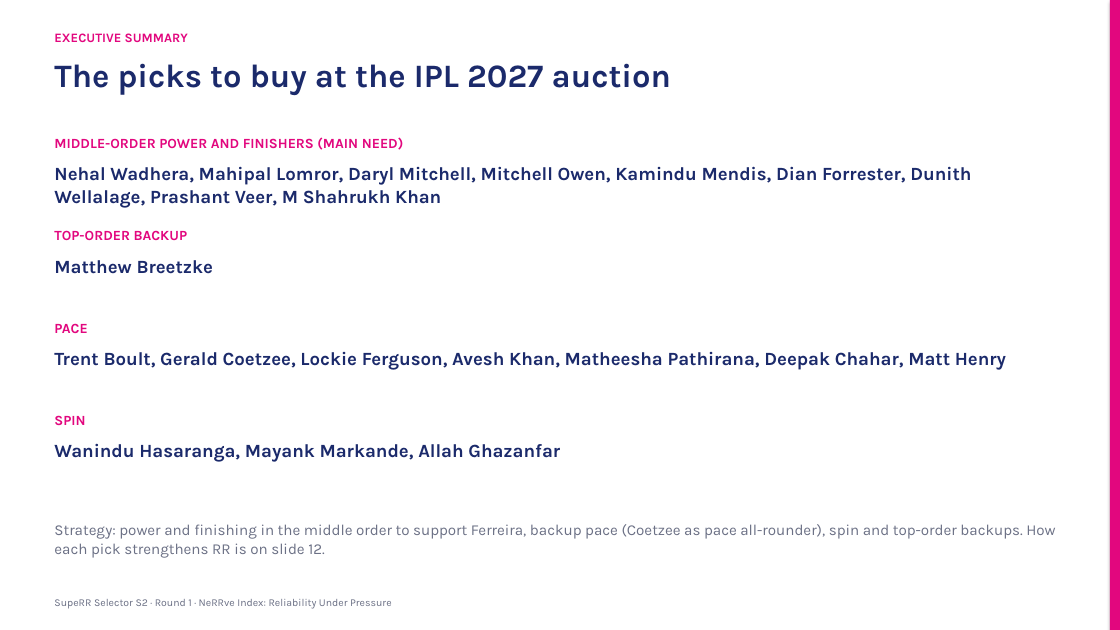
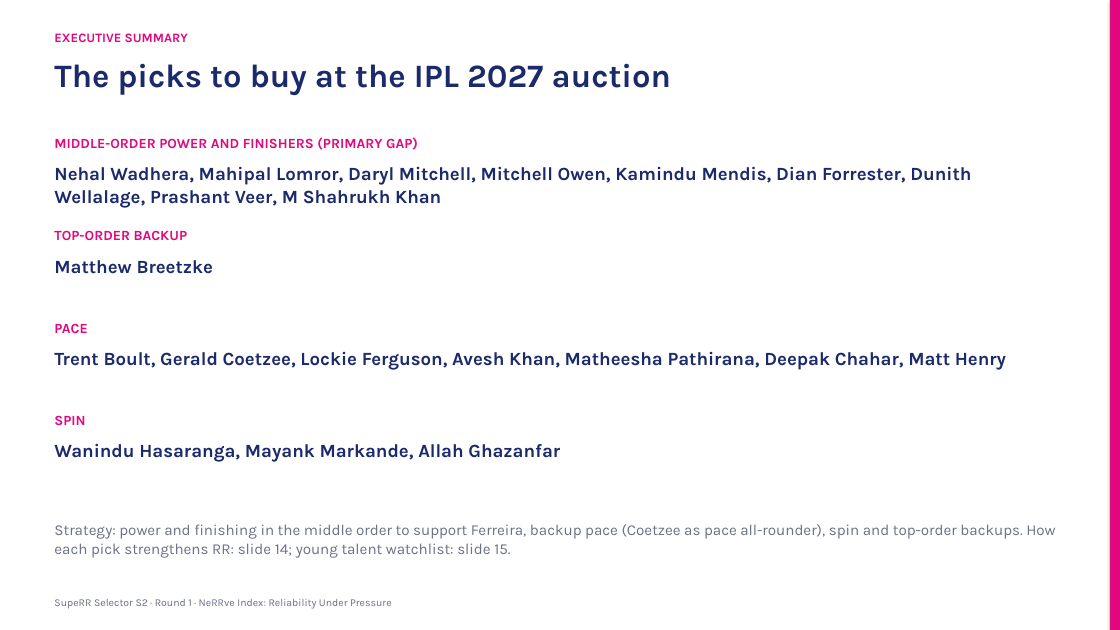
Before and after one commit to KoduruChandrasekhar/RRAuction-, a slide deck: slide 2 of submission/NeRRve_Deck.pptx. Drawn at 1120x630 pixels with LibreOffice and Linux fonts; fonts in the diff are those of the drawing. Boxes give left, top, right and bottom in pixels: in the first picture for what was removed or moved away, otherwise in the second. Text is boxed around its words. In the diff, an @@ line names an element or a change of style, - is before the commit and + after.

```diff
--- a/submission/NeRRve_Deck.pptx
+++ b/submission/NeRRve_Deck.pptx
@@ text at <box>54,137,418,150</box>: text changed @@
-MIDDLE-ORDER POWER AND FINISHERS (MAIN NEED)
+MIDDLE-ORDER POWER AND FINISHERS (PRIMARY GAP)
@@ text at <box>54,524,1055,558</box>: text changed @@
-Strategy: power and finishing in the middle order to support Ferreira, backup pace (Coetzee as pace all-rounder), spin and top-order backups. How each pick strengthens RR is on slide 12.
+Strategy: power and finishing in the middle order to support Ferreira, backup pace (Coetzee as pace all-rounder), spin and top-order backups. How each pick strengthens RR: slide 14; young talent watchlist: slide 15.
```
Also in this commit, not shown: 8 other slides changed, 2 slides added, 8 other files.
